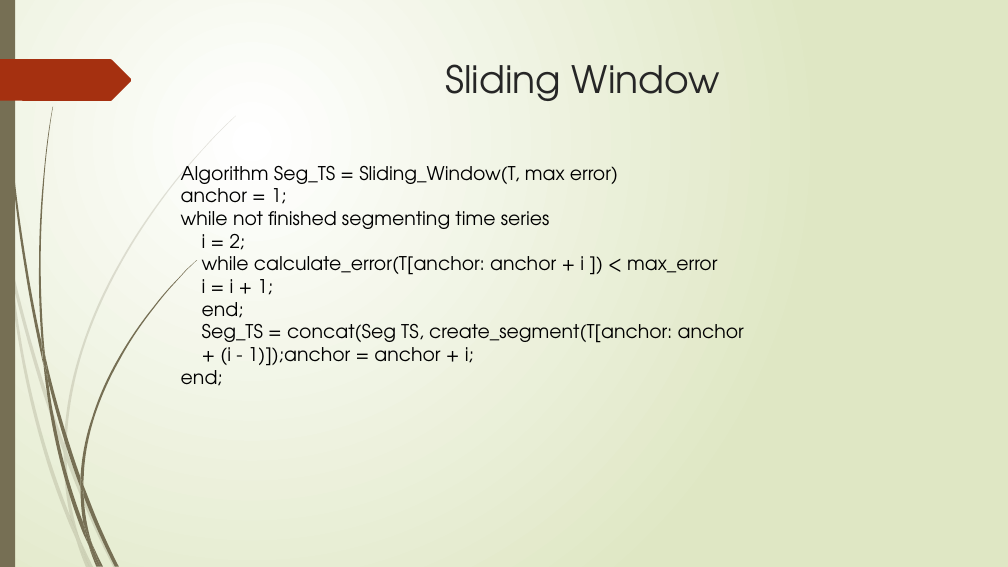
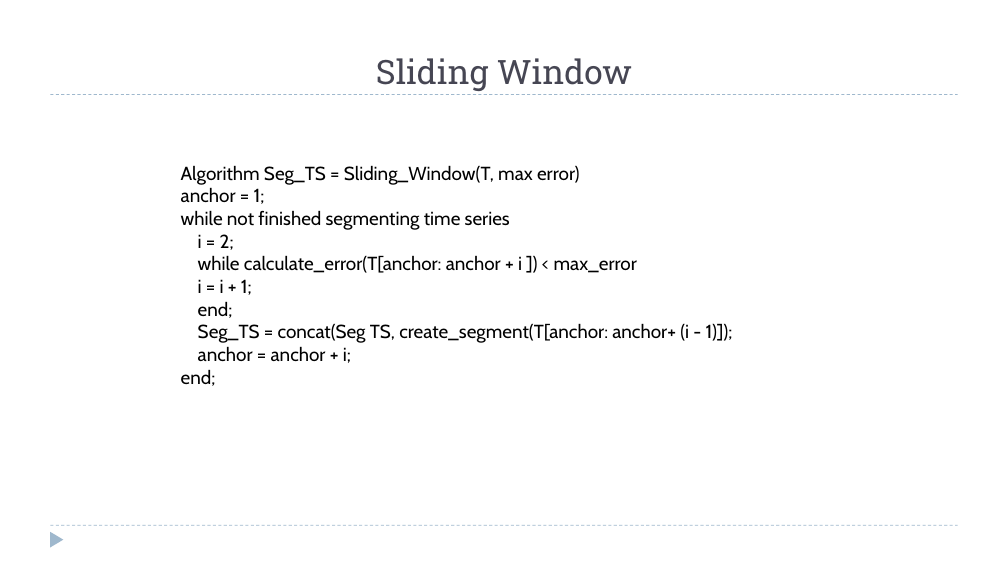
Before and after one commit to zixiaojindao/time-series-survey, a slide deck: slide 8 of slide/tsdm.pptx. Drawn at 1008x567 pixels with LibreOffice and Linux fonts; fonts in the diff are those of the drawing. Boxes give left, top, right and bottom in pixels: in the first picture for what was removed or moved away, otherwise in the second. Text is boxed around its words. In the diff, an @@ line names an element or a change of style, - is before the commit and + after.

```diff
--- a/slide/tsdm.pptx
+++ b/slide/tsdm.pptx
@@ background gradient #FFFFFF to #DFE8C4 to #FFFFFF @@
@@ rectangle removed at bbox=[0, 0, 15, 567] @@
@@ title "Sliding Window": place and size @@
-title "Sliding Window" at bbox=[446, 64, 720, 101]
+title "Sliding Window" at bbox=[376, 58, 632, 91]
@@ title "Sliding Window" at bbox=[376, 58, 632, 91]: size 36 to 32 pt, font TeX Gyre Adventor to Roboto Slab, text colour #262626 to #464653; vertical alignment top to bottom @@
@@ freeform shape removed at bbox=[0, 59, 132, 101] @@
@@ line added from (51, 95) to (958, 95), #9FB8CD 0.75 pt dashed @@
@@ text at bbox=[181, 165, 637, 386]: font TeX Gyre Adventor to Cabin in "Algorithm Seg_TS = Sliding_Window(T, max error)", "anchor = 1;", "while not finished segmenting time series", "i = 2;" and 4 more places @@
@@ text at bbox=[198, 323, 733, 363]: text changed; font TeX Gyre Adventor to Cabin @@
-Seg_TS = concat(Seg TS, create_segment(T[anchor: anchor
-+ (i - 1)]);anchor = anchor + i;
+Seg_TS = concat(Seg TS, create_segment(T[anchor: anchor+ (i - 1)]);
+anchor = anchor + i;
@@ triangle added at bbox=[50, 532, 64, 548], fill #9FB8CD @@
@@ line added from (51, 526) to (958, 526), #9FB8CD 0.75 pt dashed @@
@@ group removed at bbox=[0, 116, 236, 567]: 10 freeform shapes @@
@@ group removed at bbox=[2, 0, 197, 567]: 12 freeform shapes @@
```
Also in this commit, not shown: 42 other slides changed, 7 slides added, 13 slides removed, 4 other files.
